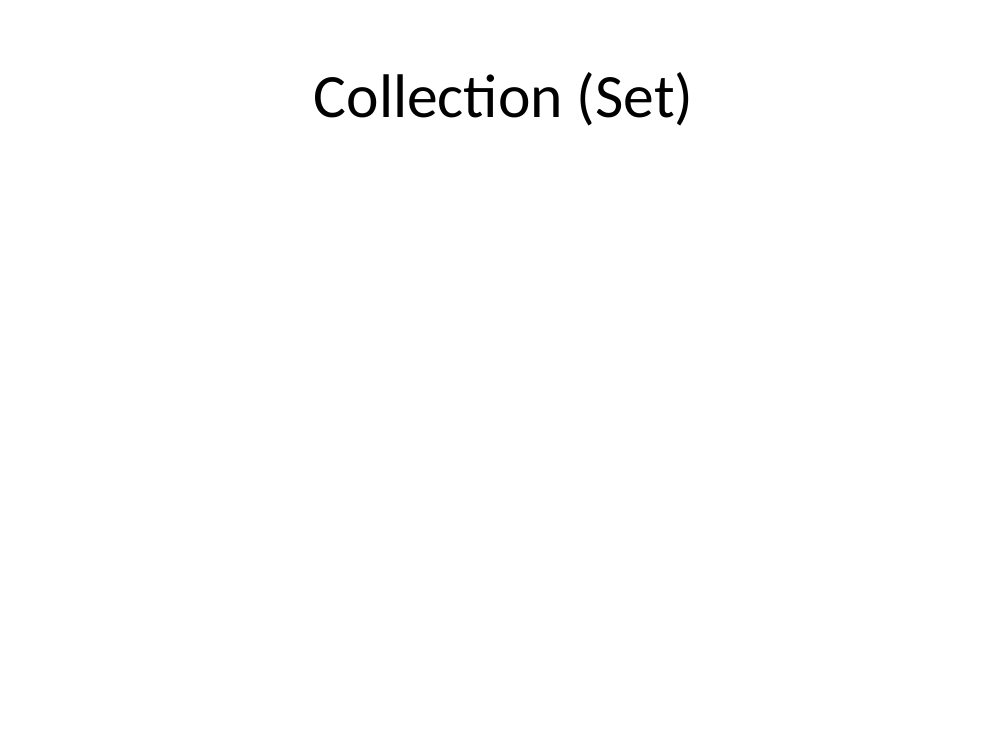
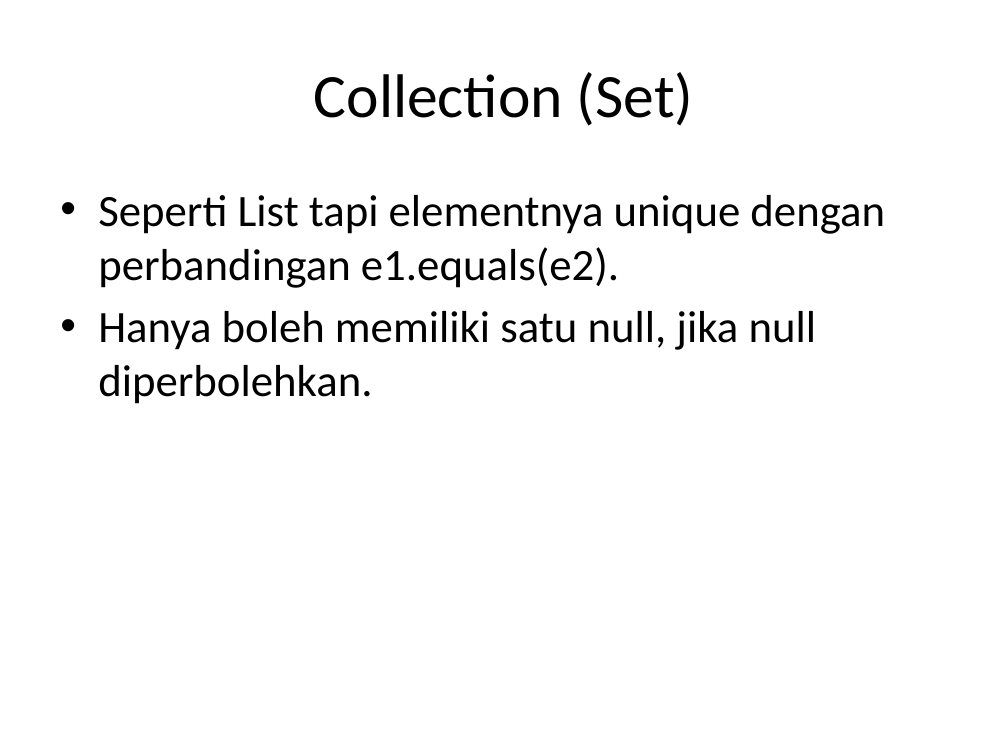
Before and after one commit to milhcbt/oot-aide, a slide deck: slide 61 of src/main/resources/Dasar-Dasar Pemograman Java.pptx (slide 60 before the commit). Drawn at 1008x756 pixels with LibreOffice and Linux fonts; fonts in the diff are those of the drawing. Boxes give left, top, right and bottom in pixels: in the first picture for what was removed or moved away, otherwise in the second. Text is boxed around its words. In the diff, an @@ line names an element or a change of style, - is before the commit and + after.

```diff
--- a/src/main/resources/Dasar-Dasar Pemograman Java.pptx
+++ b/src/main/resources/Dasar-Dasar Pemograman Java.pptx
@@ text added at <box>98,195,885,404</box>, 32 pt, text #000000 @@
+• Seperti List tapi elementnya unique dengan perbandingan e1.equals(e2).
+• Hanya boleh memiliki satu null, jika null diperbolehkan.
```
Also in this commit, not shown: 2 other slides changed, 4 slides added, 3 slides removed.
